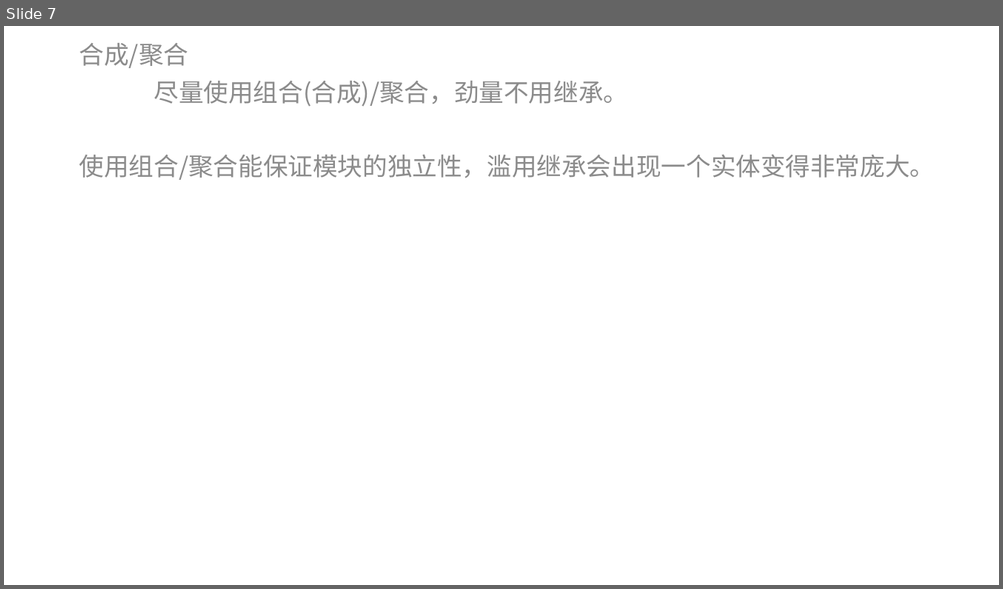
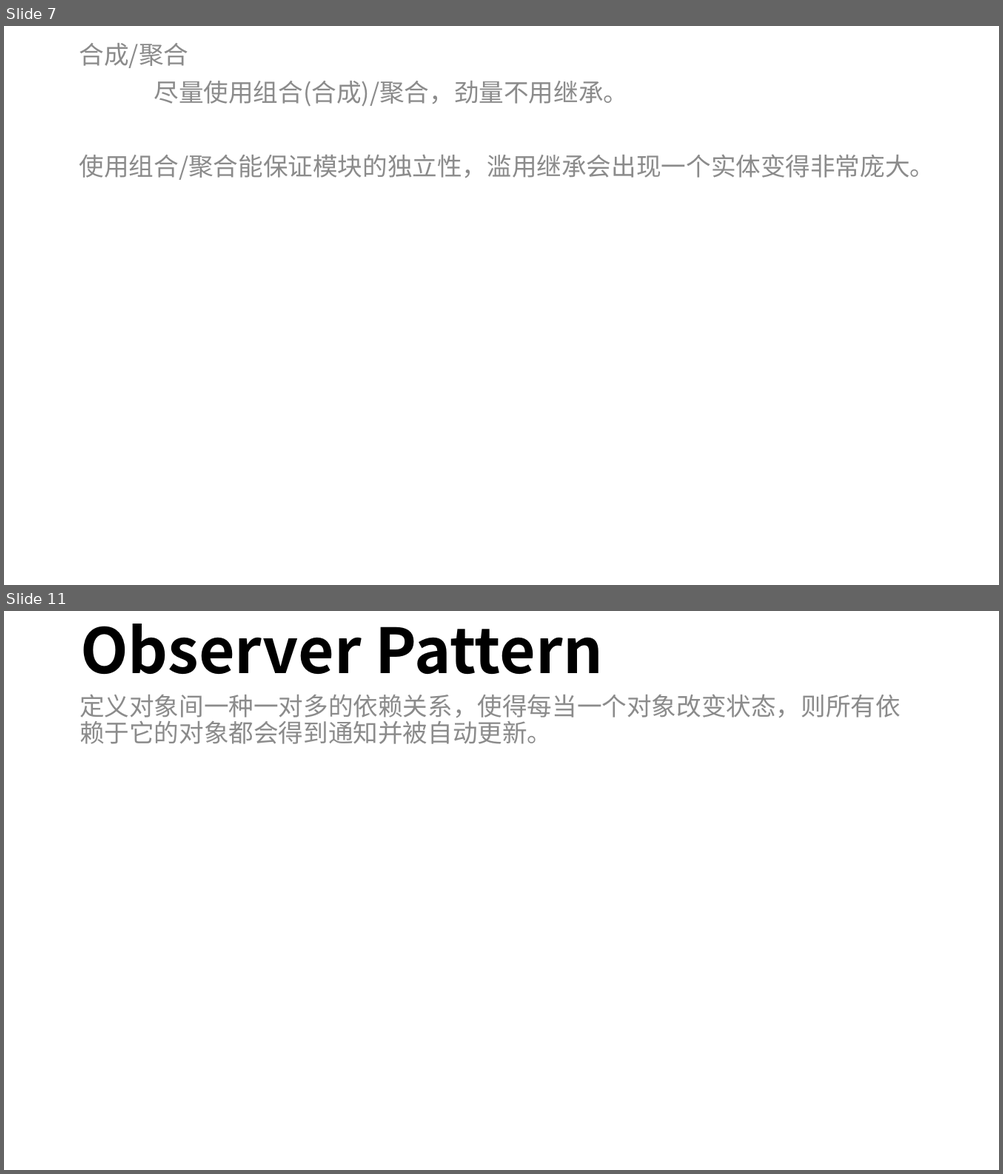
Before and after one commit to mshandle/GStar, a slide deck: Document/les2/les2.pptx. Shown one above the other, each under a label of ours: slide 7 before the commit, slides 7 and 11 after it; the slides between them are not shown. The pictures are 1003x589 and 1003x1174 pixels, drawn with LibreOffice and Linux fonts; fonts in the diff are those of the drawing. Boxes give left, top, right and bottom in pixels: in the first picture for what was removed or moved away, otherwise in the second. Text is boxed around its words. In the diff, an @@ line names an element or a change of style, - is before the commit and + after.

```diff
--- a/Document/les2/les2.pptx
+++ b/Document/les2/les2.pptx
@@ slide 11 added at box(4, 611, 999, 1170), background #FFFFFF @@
@@ title added at box(80, 624, 603, 675), 60 pt, text #000000, bold @@
+Observer Pattern
@@ text added at box(79, 694, 900, 744), 24 pt, text #8C8C8C @@
+定义对象间一种一对多的依赖关系，使得每当一个对象改变状态，则所有依赖于它的对象都会得到通知并被自动更新。
```
Also in this commit, not shown: 1 slide changed, 6 other slides added.
